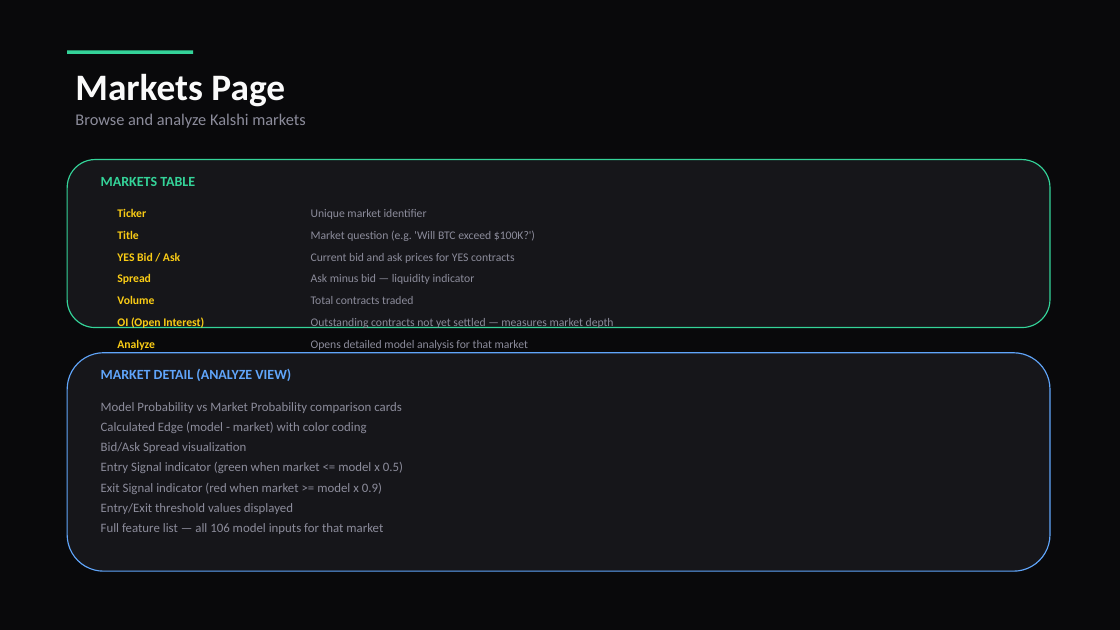
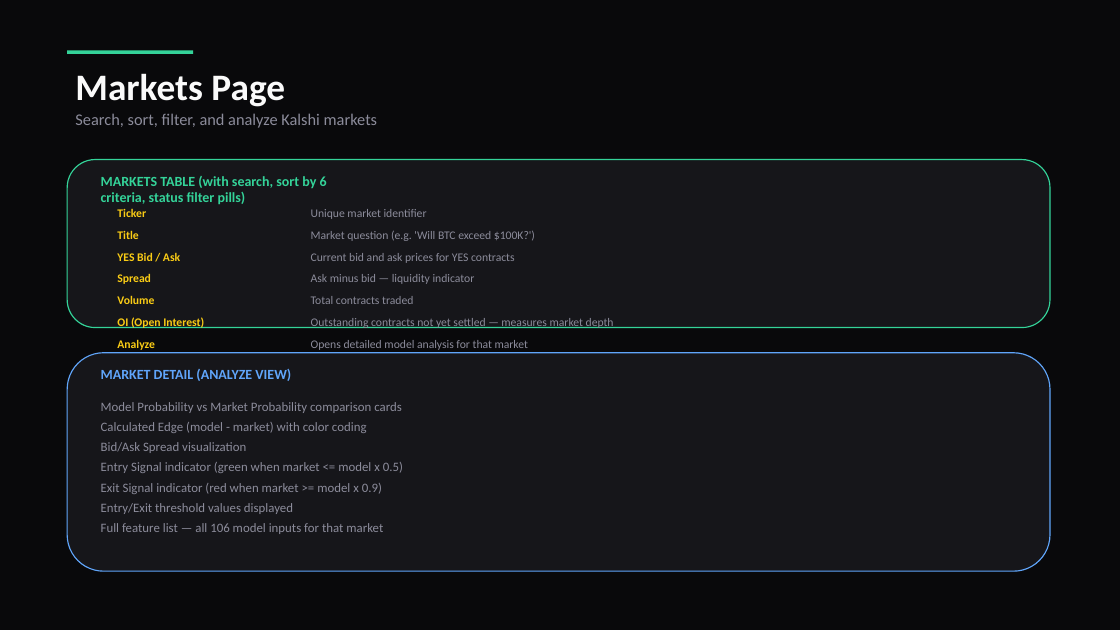
Before and after one commit to colelevy08/prediction-market-bot, a slide deck: slide 8 of PredictionBot_Presentation.pptx. Drawn at 1120x630 pixels with LibreOffice and Linux fonts; fonts in the diff are those of the drawing. Boxes give left, top, right and bottom in pixels: in the first picture for what was removed or moved away, otherwise in the second. Text is boxed around its words. In the diff, an @@ line names an element or a change of style, - is before the commit and + after.

```diff
--- a/PredictionBot_Presentation.pptx
+++ b/PredictionBot_Presentation.pptx
@@ text at (x1=75, y1=113, x2=377, y2=128): text changed @@
-Browse and analyze Kalshi markets
+Search, sort, filter, and analyze Kalshi markets
@@ text at (x1=101, y1=176, x2=327, y2=204): text changed @@
-MARKETS TABLE
+MARKETS TABLE (with search, sort by 6 criteria, status filter pills)
```
Also in this commit, not shown: 5 other slides changed.
